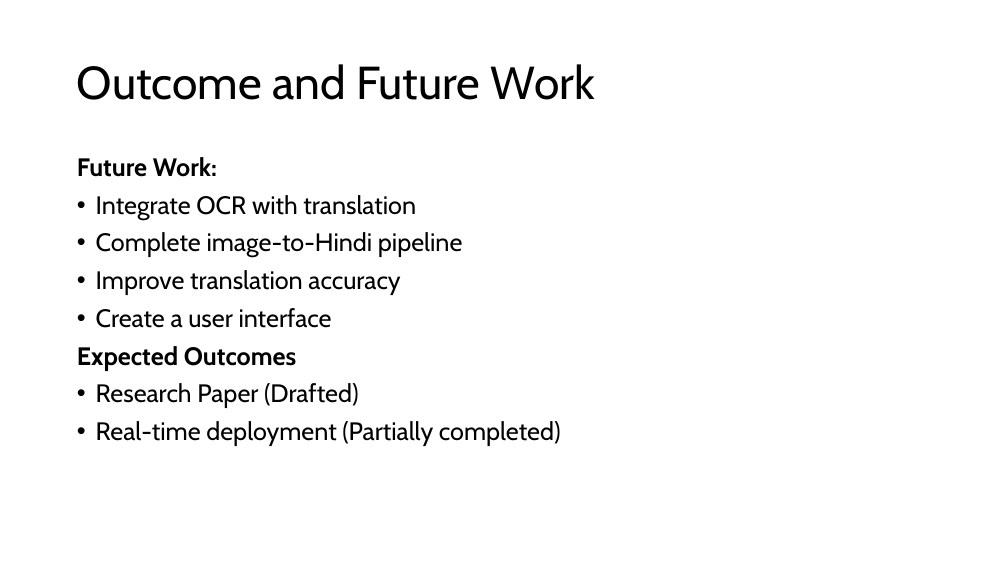
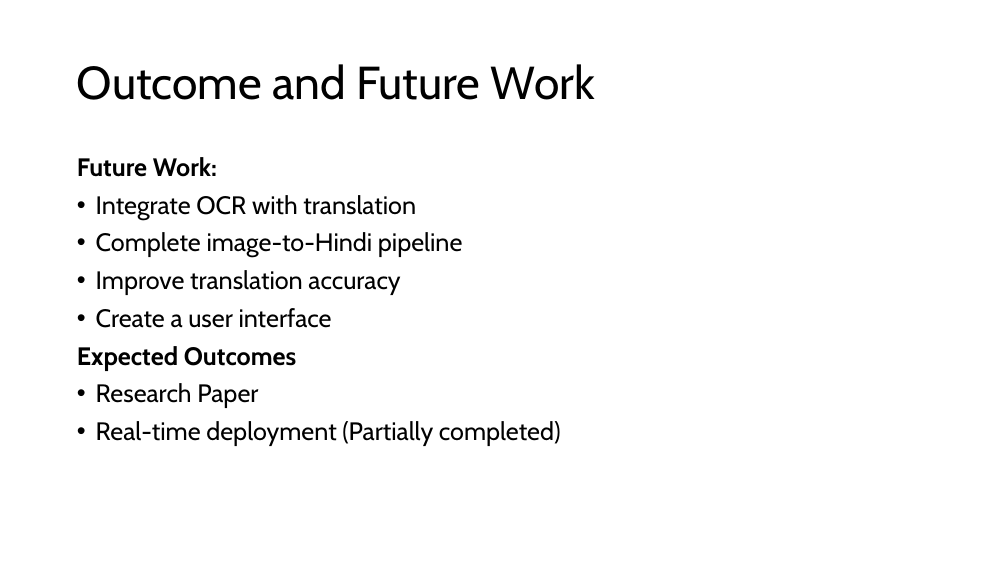
Before and after one commit to shlok200510/PBL, a slide deck: slide 17 of Shlok_PBL.pptx. Drawn at 1008x567 pixels with LibreOffice and Linux fonts; fonts in the diff are those of the drawing. Boxes give left, top, right and bottom in pixels: in the first picture for what was removed or moved away, otherwise in the second. Text is boxed around its words. In the diff, an @@ line names an element or a change of style, - is before the commit and + after.

Commit message:
ppt updated

```diff
--- a/Shlok_PBL.pptx
+++ b/Shlok_PBL.pptx
@@ text at (96, 383, 258, 408): text changed @@
-• Research Paper (Drafted)
+• Research Paper
```
Also in this commit, not shown: 2 other slides changed, 1 slide removed.
